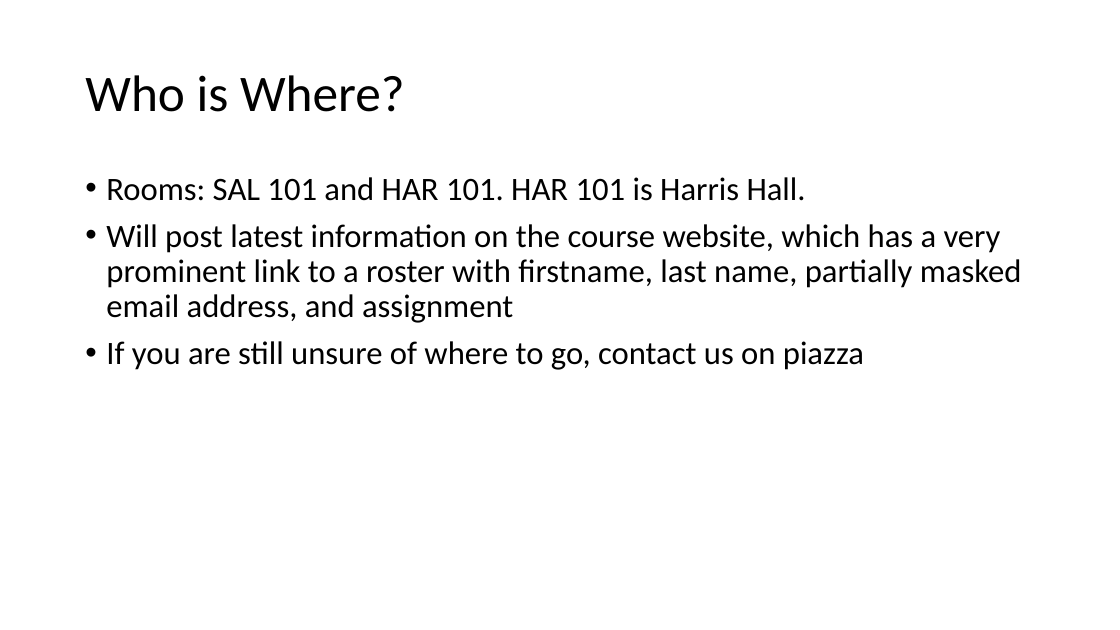
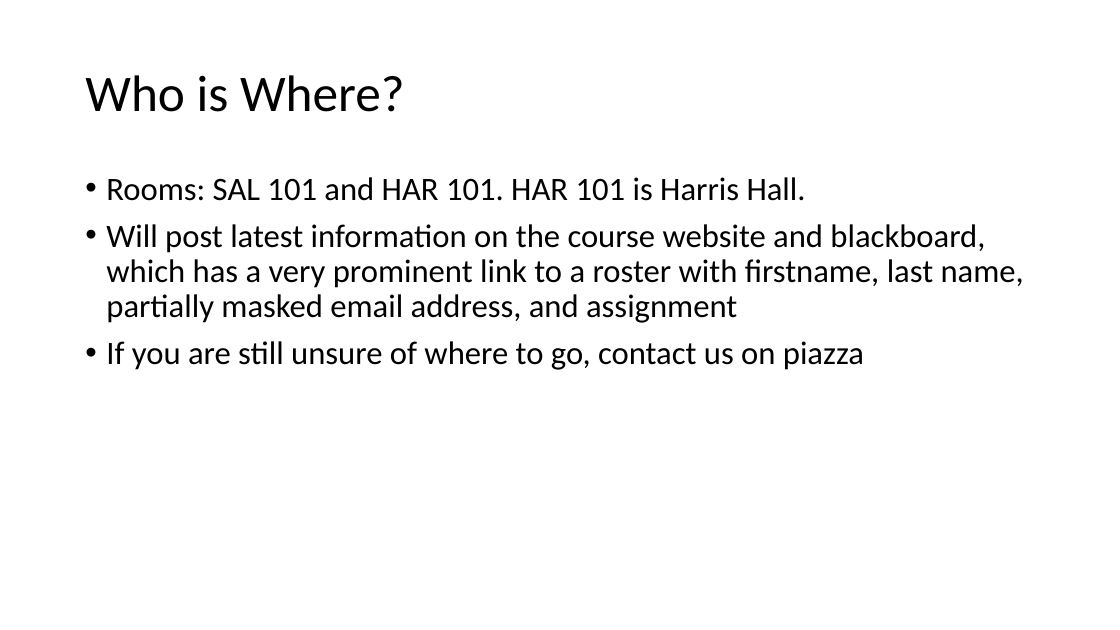
Before and after one commit to isi-nlp/csci_544_fa_18_slides, a slide deck: slide 5 of smoothing_0926.pptx. Drawn at 1120x630 pixels with LibreOffice and Linux fonts; fonts in the diff are those of the drawing. Boxes give left, top, right and bottom in pixels: in the first picture for what was removed or moved away, otherwise in the second. Text is boxed around its words. In the diff, an @@ line names an element or a change of style, - is before the commit and + after.

```diff
--- a/smoothing_0926.pptx
+++ b/smoothing_0926.pptx
@@ text at (106,224,1024,323): text changed @@
-• Will post latest information on the course website, which has a very prominent link to a roster with firstname, last name, partially masked email address, and assignment
+• Will post latest information on the course website and blackboard, which has a very prominent link to a roster with firstname, last name, partially masked email address, and assignment
```
Also in this commit, not shown: 1 other file.
